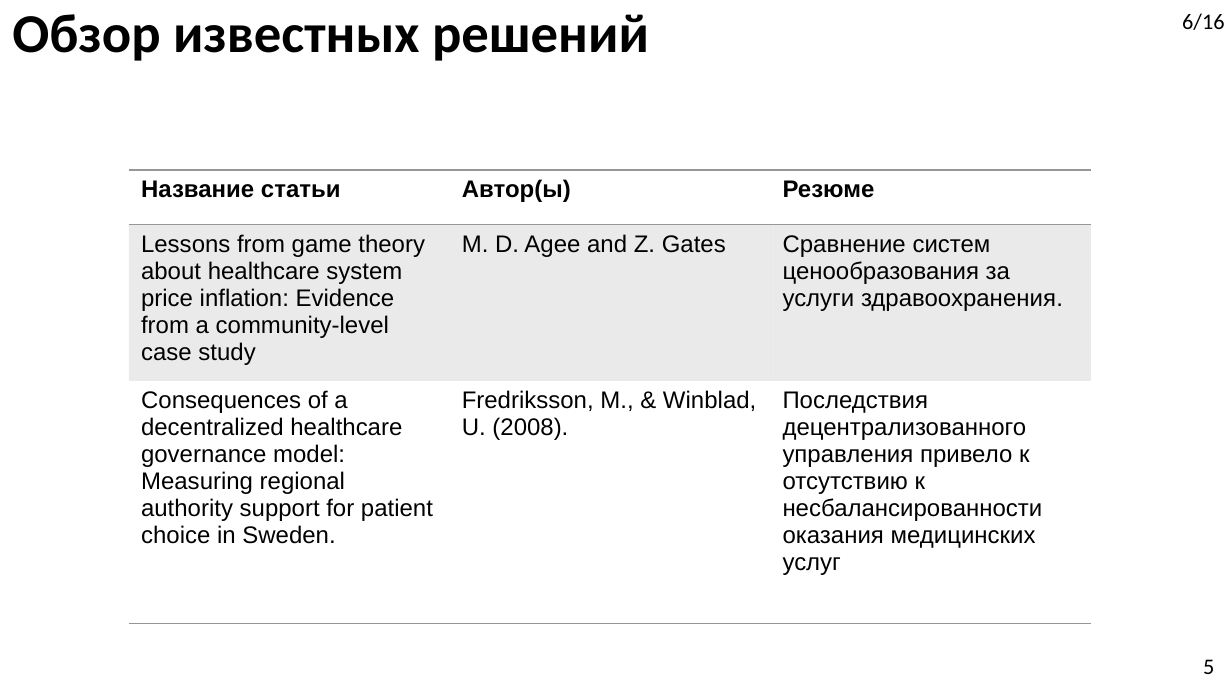
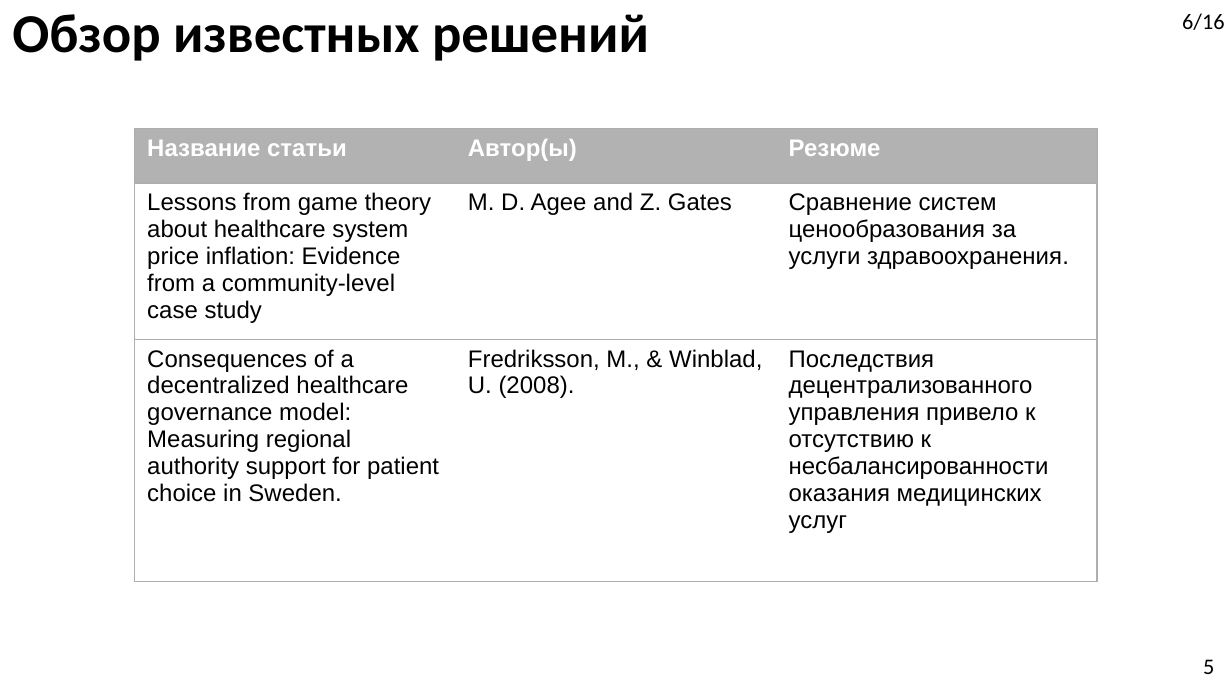
Before and after one commit to DimaStoyanov/Ambulance-Dispatching, a slide deck: slide 6 of Diplom_Presentation.pptx. Drawn at 1232x693 pixels with LibreOffice and Linux fonts; fonts in the diff are those of the drawing; background and template pictures are left out. Boxes give left, top, right and bottom in pixels: in the first picture for what was removed or moved away, otherwise in the second. Text is boxed around its words. In the diff, an @@ line names an element or a change of style, - is before the commit and + after.

```diff
--- a/Diplom_Presentation.pptx
+++ b/Diplom_Presentation.pptx
@@ table at box(134, 128, 1095, 582) @@
@@ fill #969696 at 20% opacity to none in row 2 @@
@@ text colour #000000 to #FFFFFF in "Название статьи", "Автор(ы)", "Резюме" @@
@@ borders changed @@
@@ table: place and size @@
-table at box(129, 170, 1090, 623)
+table at box(134, 128, 1095, 582)
```
Also in this commit, not shown: 3 other slides changed, 1 other file.
